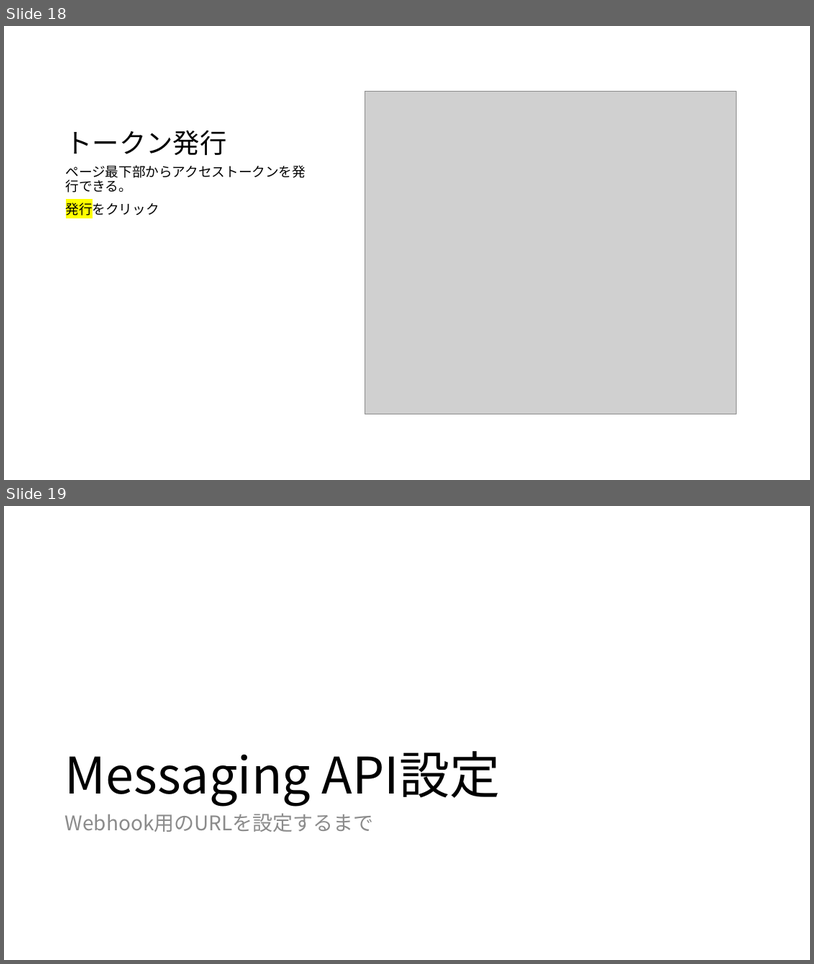
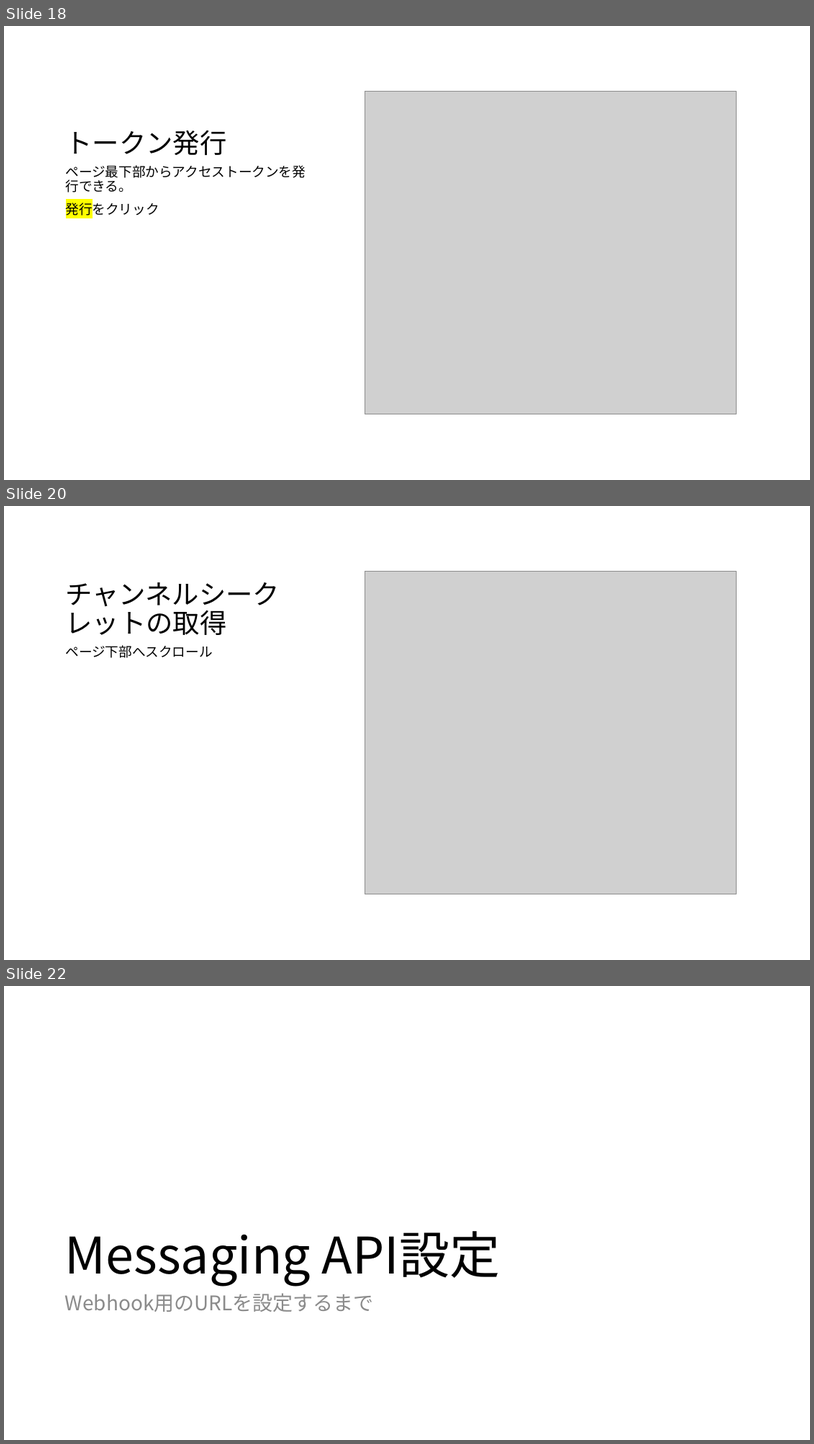
Before and after one commit to mizunoshota2001/bot-tut-service-engineering-s, a slide deck: README.pptx. Shown one above the other, each under a label of ours: slides 18 and 19 before the commit, slides 18, 20 and 22 after it; the slides between them are not shown. The pictures are 814x964 and 814x1444 pixels, drawn with LibreOffice and Linux fonts; fonts in the diff are those of the drawing; grey boxes stand for pictures. Boxes give left, top, right and bottom in pixels: in the first picture for what was removed or moved away, otherwise in the second. Text is boxed around its words. In the diff, an @@ line names an element or a change of style, - is before the commit and + after.

```diff
--- a/README.pptx
+++ b/README.pptx
@@ slide 20 added at [4,506,810,960], background #FFFFFF @@
@@ title added at [66,582,280,635], 32 pt, text #000000 @@
+チャンネルシークレットの取得
@@ picture added at [365,572,737,894] @@
@@ text added at [66,645,213,658], 16 pt, text #000000 @@
+ページ下部へスクロール
@@ what was slide 19 is now slide 22 @@
```
Also in this commit, not shown: 2 other slides added.
